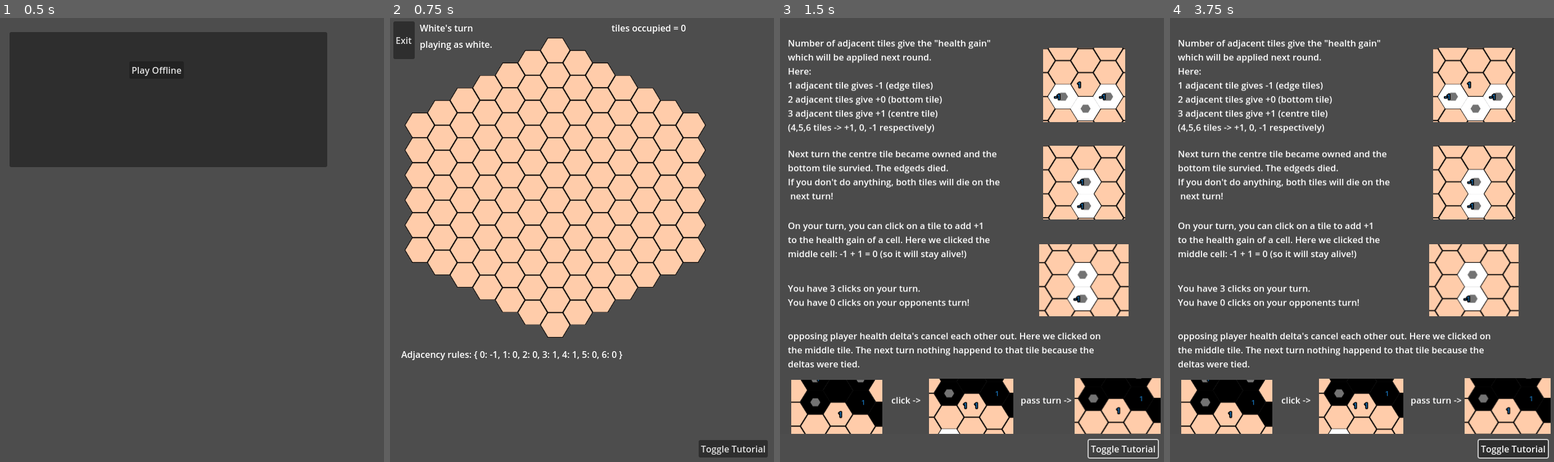
Above: before the commit, frames 1-4 (left to right).
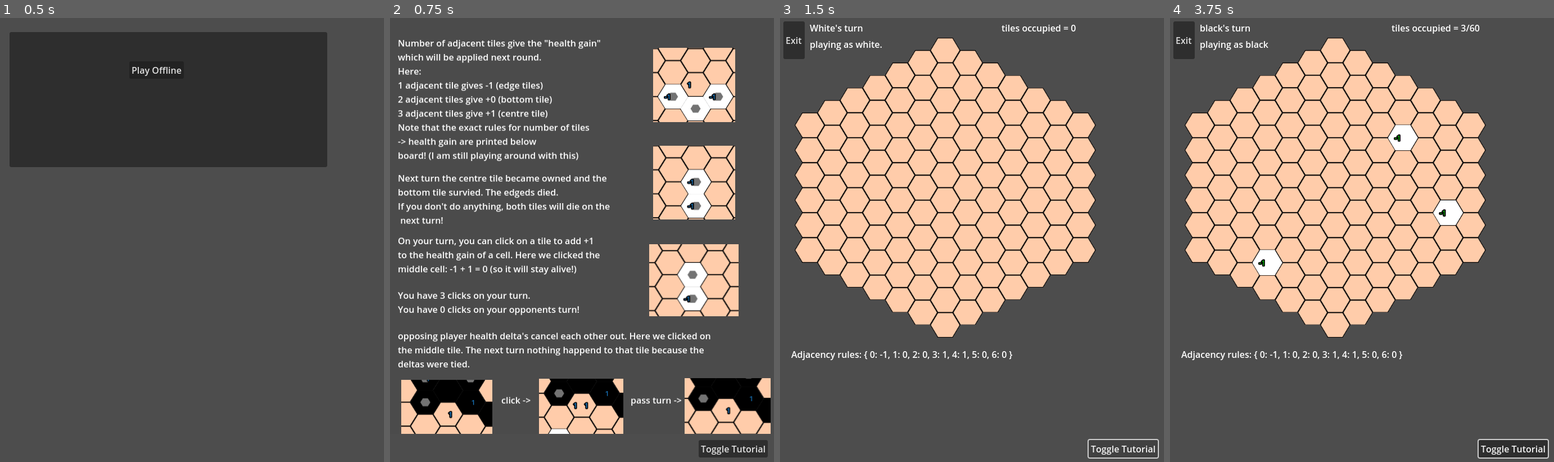
Above: after the commit, the same moments.

Repository: phi168/creepagons
Game: Godot game, scene res://lobby.tscn
The game is run twice, just before and just after one commit, with the same random seed, the same clock (stepped at 60 frames per second) and the same inputs.
Inputs (mouse positions are in pixels of both pictures, inside the frame that each line leads up to):
- Up to frame 1 (0.5 s): no input
- Up to frame 2 (0.75 s): click "Play Offline" at 0.5 s
- Up to frame 3 (1.5 s): click "Toggle Tutorial" at 1.25 s
- Up to frame 4 (3.75 s): move the mouse to (1446, 217) at 2.02 s; click (1446, 217) at 2.17 s; move the mouse to (1281, 262) at 2.77 s; click (1281, 262) at 2.92 s; move the mouse to (1400, 142) at 3.52 s; click (1400, 142) at 3.67 s

Frame 1 is identical in both runs. In frame 2, 55% of the frame differs, in the area x 0-100%, y 0-94%; in frame 3, 55%; in frame 4, 55%.

Commit message:
Tweak tutorial

Diff:
--- a/project/tutorial.tscn
+++ b/project/tutorial.tscn
@@ -14,7 +14,6 @@
 [node name="Tutorial" type="Node2D"]
 
 [node name="TutorialPanel" type="Panel" parent="."]
-visible = false
 clip_children = 2
 offset_right = 695.0
 offset_bottom = 777.0
@@ -58,7 +57,9 @@
 1 adjacent tile gives -1 (edge tiles)
 2 adjacent tiles give +0 (bottom tile)
 3 adjacent tiles give +1 (centre tile)
-(4,5,6 tiles -> +1, 0, -1 respectively)
+Note that the exact rules for number of tiles
+-> health gain are printed below
+board! (I am still playing around with this)
 
 
 "
@@ -66,9 +67,9 @@
 [node name="Label2" type="Label" parent="TutorialPanel"]
 layout_mode = 0
 offset_left = 27.0
-offset_top = 247.0
+offset_top = 291.667
 offset_right = 485.0
-offset_bottom = 322.0
+offset_bottom = 392.667
 text = "Next turn the centre tile became owned and the
 bottom tile survied. The edgeds died.
 If you don't do anything, both tiles will die on the
@@ -77,9 +78,9 @@
 [node name="Label3" type="Label" parent="TutorialPanel"]
 layout_mode = 0
 offset_left = 27.0
-offset_top = 380.0
+offset_top = 408.333
 offset_right = 441.0
-offset_bottom = 455.0
+offset_bottom = 483.333
 text = "On your turn, you can click on a tile to add +1
 to the health gain of a cell. Here we clicked the
 middle cell: -1 + 1 = 0 (so it will stay alive!)"
@@ -113,9 +114,9 @@
 [node name="Label7" type="Label" parent="TutorialPanel"]
 layout_mode = 0
 offset_left = 27.0
-offset_top = 496.0
+offset_top = 509.375
 offset_right = 441.0
-offset_bottom = 571.0
+offset_bottom = 584.375
 text = "You have 3 clicks on your turn.
 You have 0 clicks on your opponents turn!"
 
Not shown, changed: build/web/index.html
Not shown, changed: build/web/index.pck
